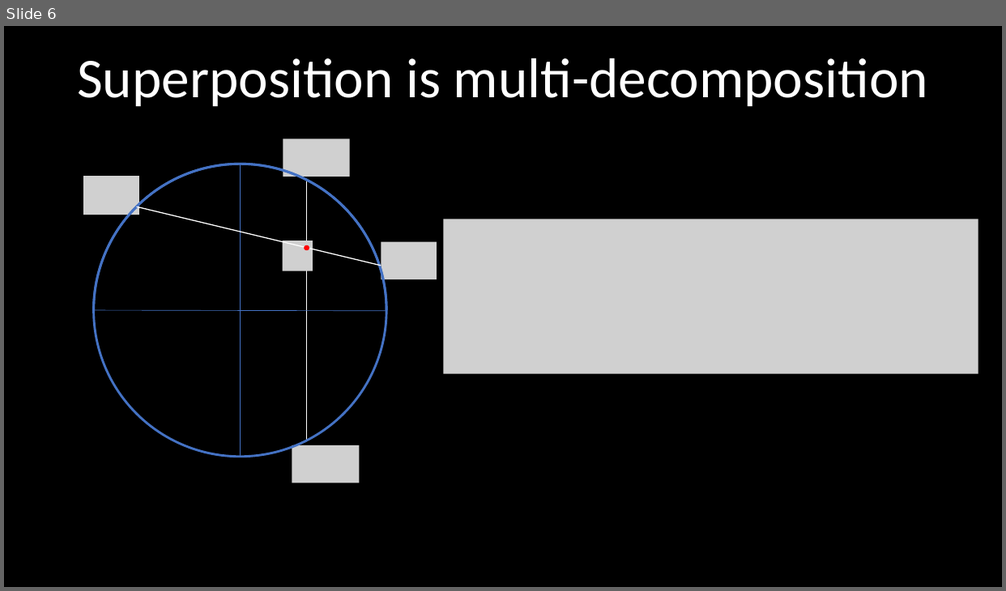
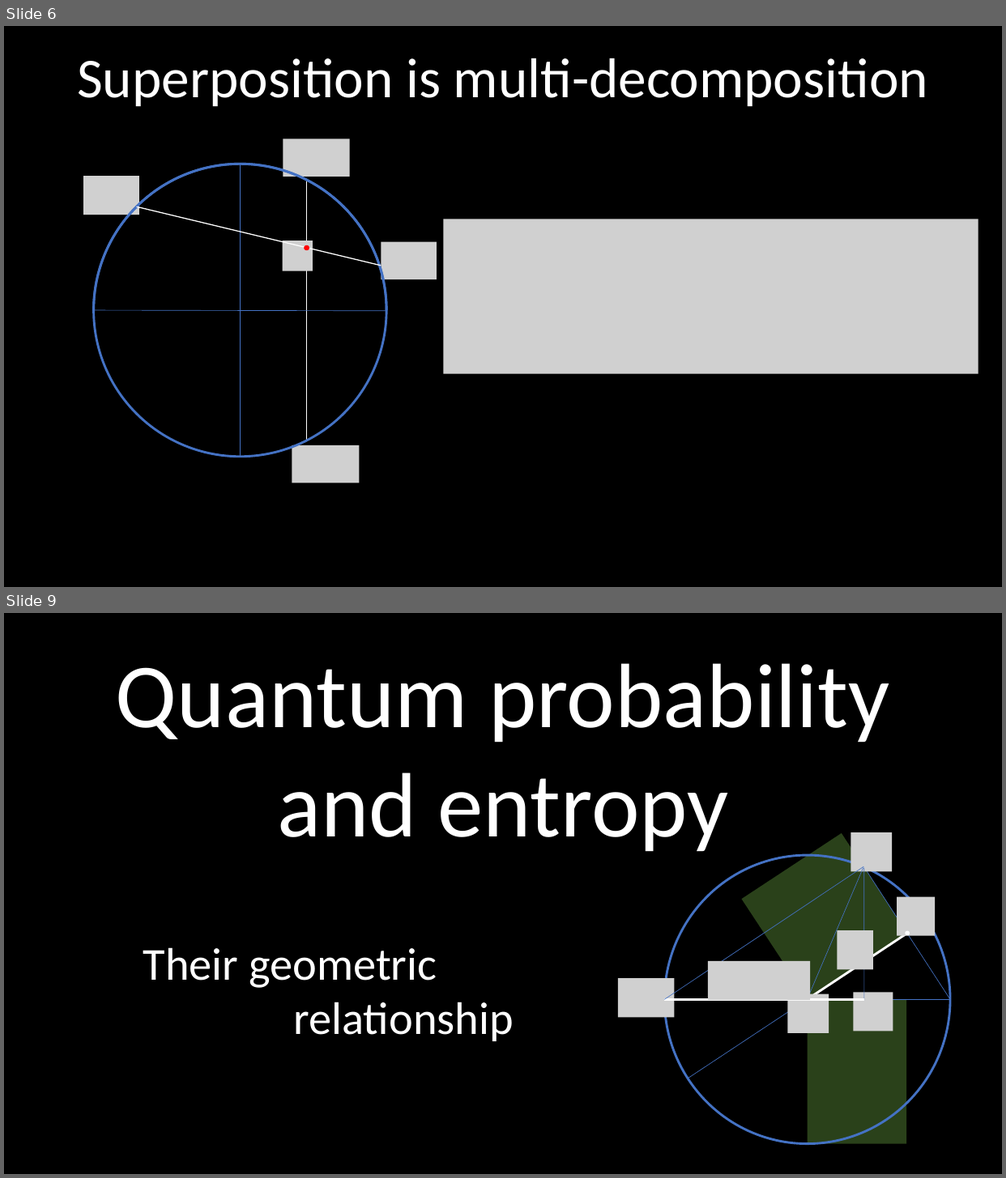
Before and after one commit to assumptionsofphysics/slides, a slide deck: 2026/2026Thumbnail.pptx. Shown one above the other, each under a label of ours: slide 6 before the commit, slides 6 and 9 after it; the slides between them are not shown. The pictures are 1006x591 and 1006x1178 pixels, drawn with LibreOffice and Linux fonts; fonts in the diff are those of the drawing; grey boxes stand for pictures; background and template pictures are left out. Boxes give left, top, right and bottom in pixels: in the first picture for what was removed or moved away, otherwise in the second. Text is boxed around its words. In the diff, an @@ line names an element or a change of style, - is before the commit and + after.

```diff
--- a/2026/2026Thumbnail.pptx
+++ b/2026/2026Thumbnail.pptx
@@ slide 9 added at (4, 613, 1002, 1174), background #000000 @@
@@ text added at (116, 663, 889, 852), 88 pt, text #FFFFFF @@
+Quantum probability
+and entropy
@@ text added at (143, 948, 514, 1041), 44 pt, text #FFFFFF @@
+Their geometric
+relationship
@@ group added at (618, 833, 950, 1144): 8 lines, 7 pictures, 2 rectangles, 2 ellipses @@
```
Also in this commit, not shown: 2 other slides added, 4 other files.
